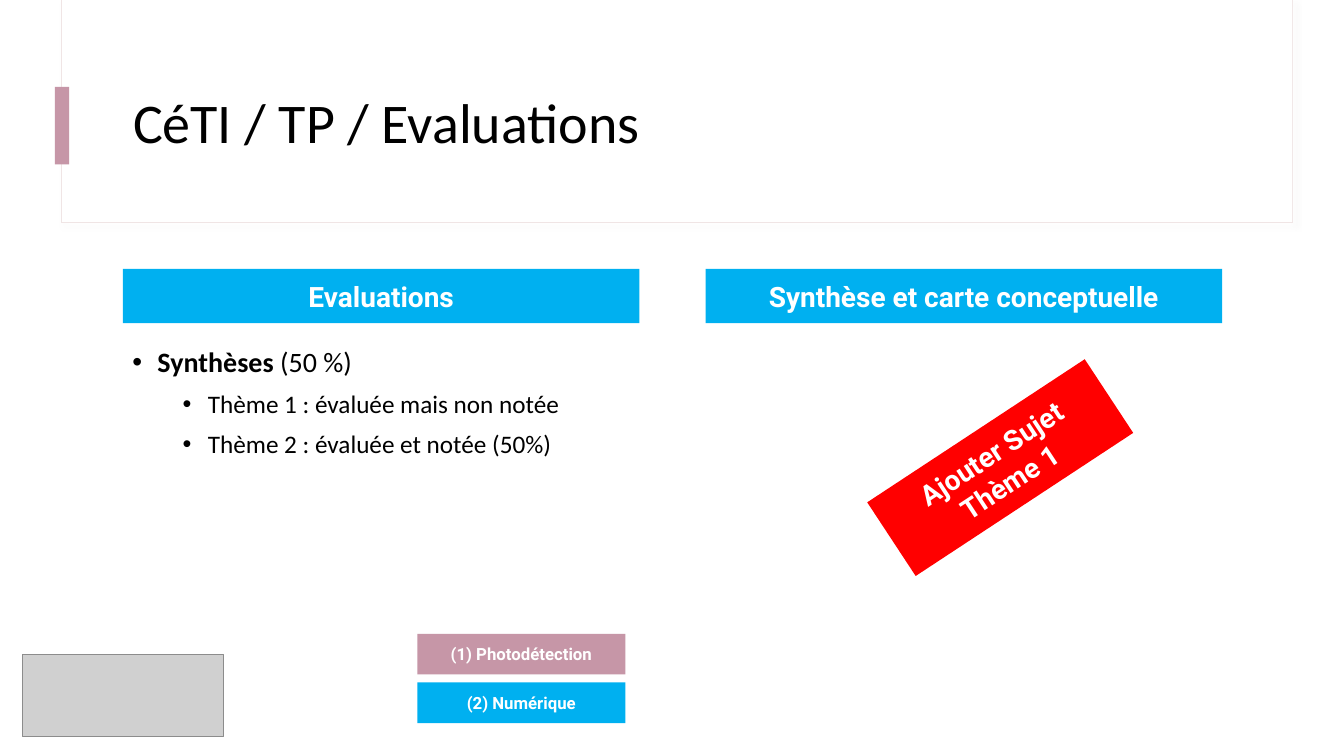
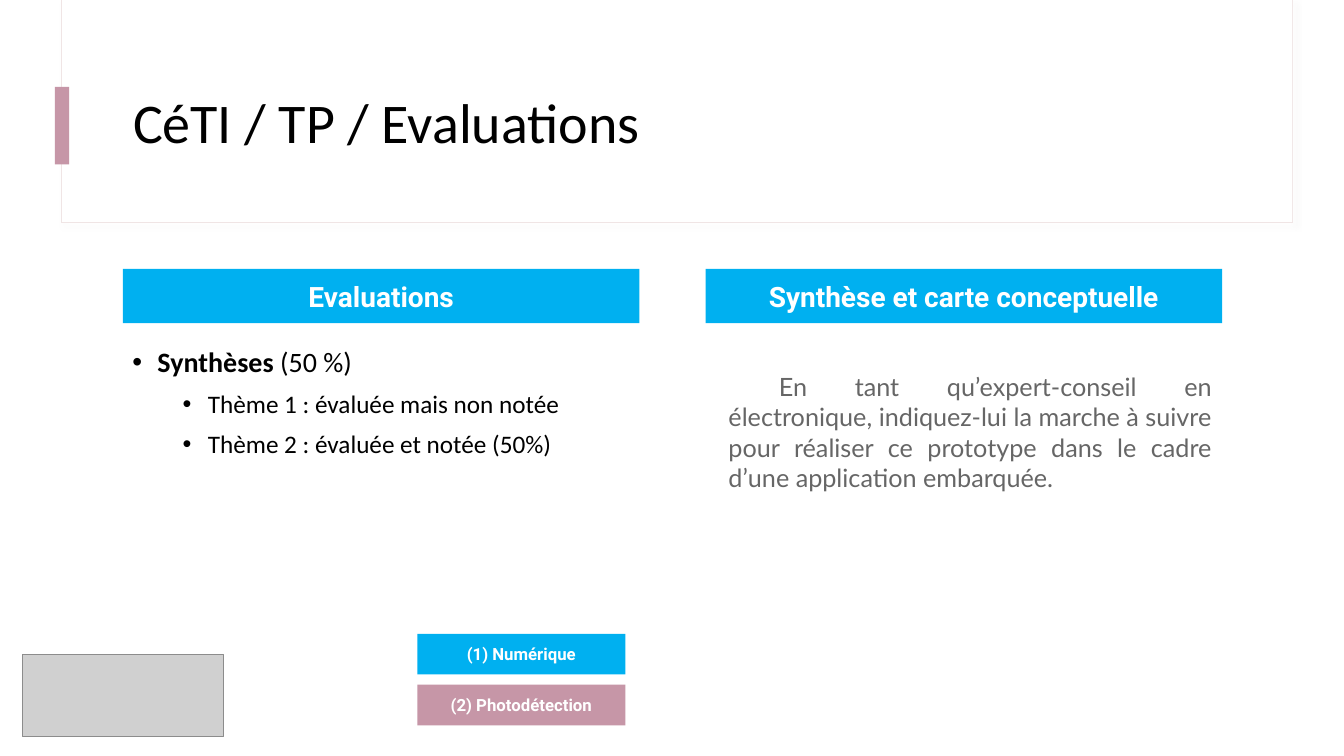
Before and after one commit to IOGS-Digital-Methods/semester-5, a slide deck: slide 17 of CeTI/b0_intro/B0_1_CeTI.pptx (slide 16 before the commit). Drawn at 1344x756 pixels with LibreOffice and Linux fonts; fonts in the diff are those of the drawing; grey boxes stand for pictures. Boxes give left, top, right and bottom in pixels: in the first picture for what was removed or moved away, otherwise in the second. Text is boxed around its words. In the diff, an @@ line names an element or a change of style, - is before the commit and + after.

```diff
--- a/CeTI/b0_intro/B0_1_CeTI.pptx
+++ b/CeTI/b0_intro/B0_1_CeTI.pptx
@@ rectangle removed at (867,359,1133,576) @@
-Ajouter Sujet Thème 1
@@ text added at (728,377,1212,491), 18 pt, text #666666 @@
+En tant qu’expert-conseil en électronique, indiquez-lui la marche à suivre pour réaliser ce prototype dans le cadre d’une application embarquée.
@@ rectangle "(1) Numérique": place and size @@
-rectangle "(1) Numérique" at (417,683,625,723)
+rectangle "(1) Numérique" at (417,634,625,675)
@@ text in rectangle at (467,647,575,664): text changed @@
-(2) Numérique
+(1) Numérique
@@ rectangle "(2) Photodétection": place and size @@
-rectangle "(2) Photodétection" at (417,634,625,675)
+rectangle "(2) Photodétection" at (417,685,625,725)
@@ text in rectangle at (451,698,592,715): text changed @@
-(1) Photodétection
+(2) Photodétection
```
Also in this commit, not shown: 8 other slides changed, 1 slide added, 6 other files.
